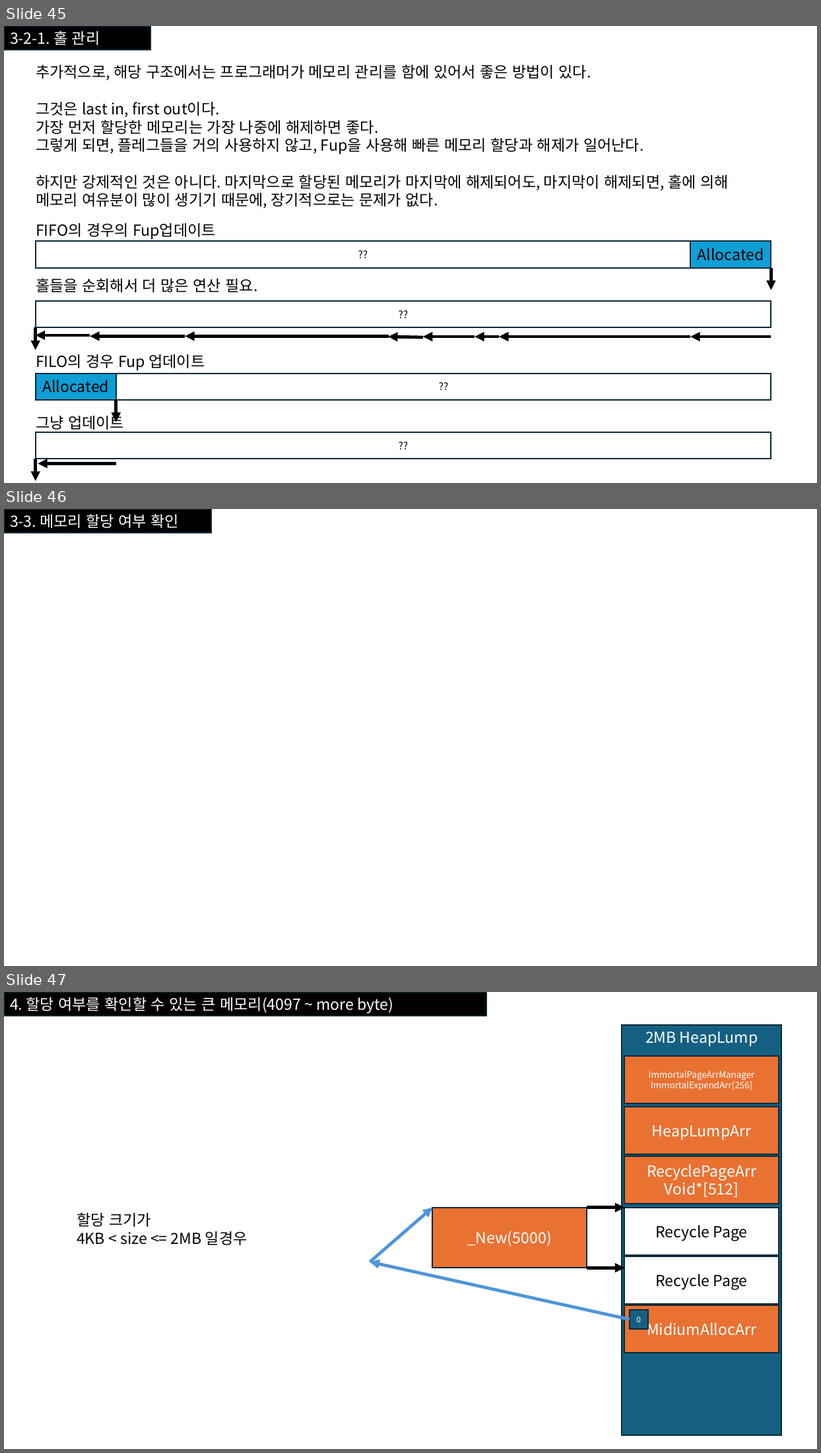
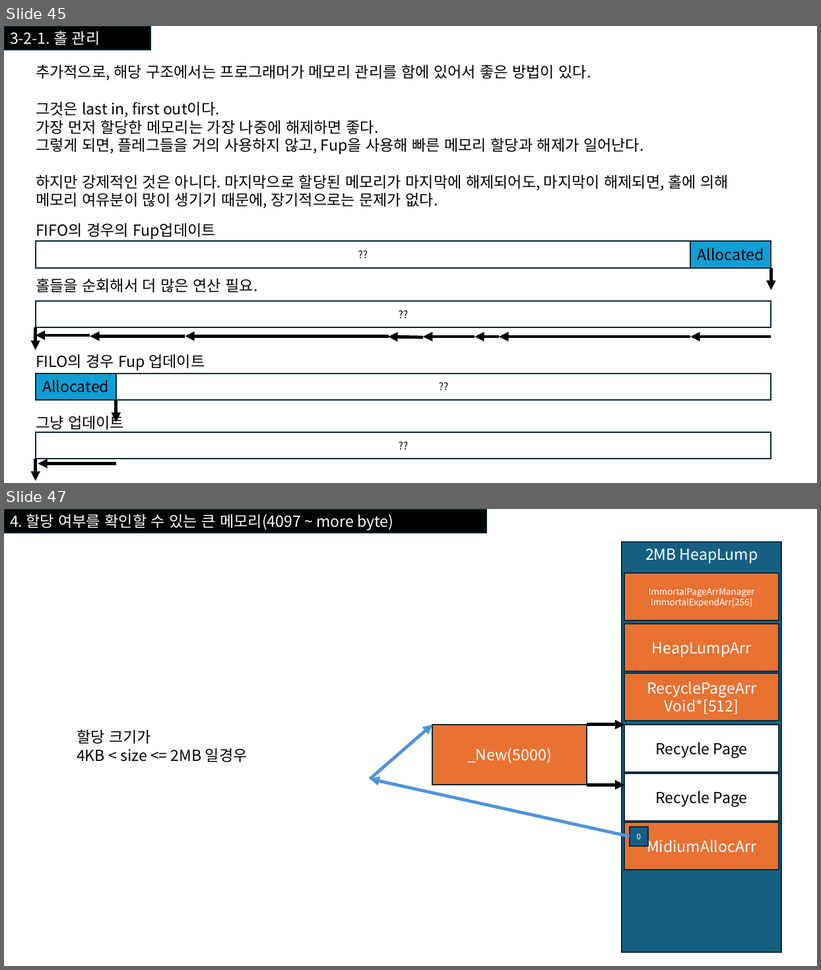
Before and after one commit to nohc2001/ALL_Utillity, a slide deck: ALL_Utillity/Documents/Utill_FreeMemory.pptx. Shown one above the other, each under a label of ours: slides 45, 46 and 47 before the commit, slides 45 and 47 after it; the slides between them are not shown. The pictures are 821x1453 and 821x970 pixels, drawn with LibreOffice and Linux fonts; fonts in the diff are those of the drawing. Boxes give left, top, right and bottom in pixels: in the first picture for what was removed or moved away, otherwise in the second. Text is boxed around its words. In the diff, an @@ line names an element or a change of style, - is before the commit and + after.

```diff
--- a/ALL_Utillity/Documents/Utill_FreeMemory.pptx
+++ b/ALL_Utillity/Documents/Utill_FreeMemory.pptx
@@ slide 46 removed at box(4, 509, 817, 966), background #FFFFFF @@
@@ rectangle removed at box(4, 509, 211, 533) @@
-3-3. 메모리 할당 여부 확인
```
Also in this commit, not shown: 1 slide changed, 1 slide added, 27 other files.
